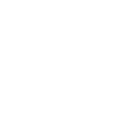
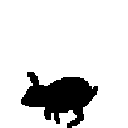
Layered file, before and after one edit (128 × 128). Changes by layer:
showed "Layer 12" over [21, 72, 98, 128]
